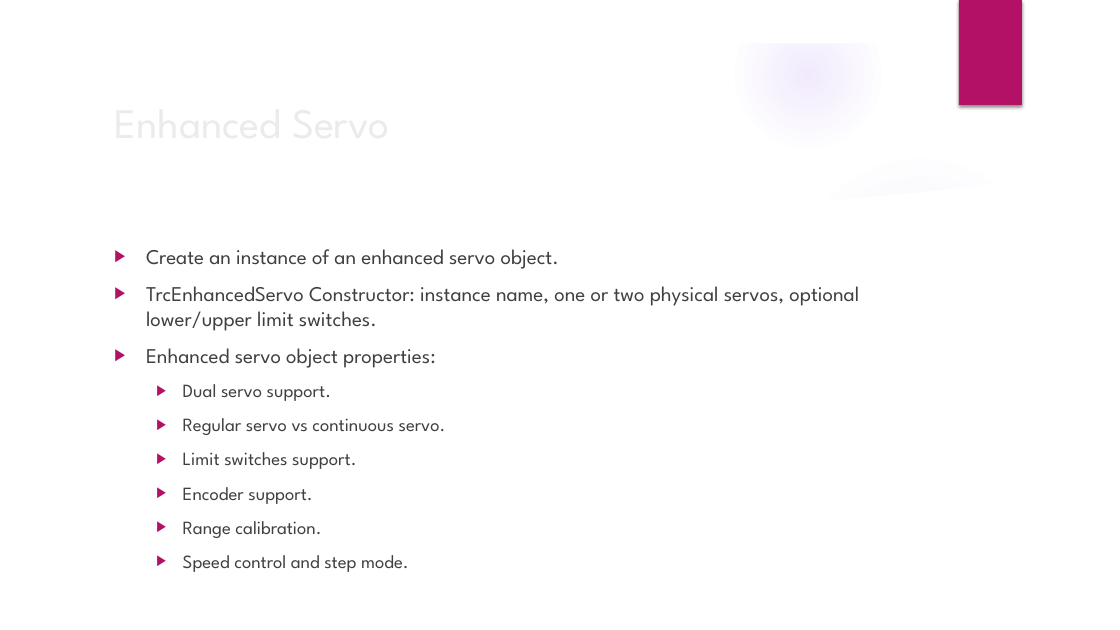
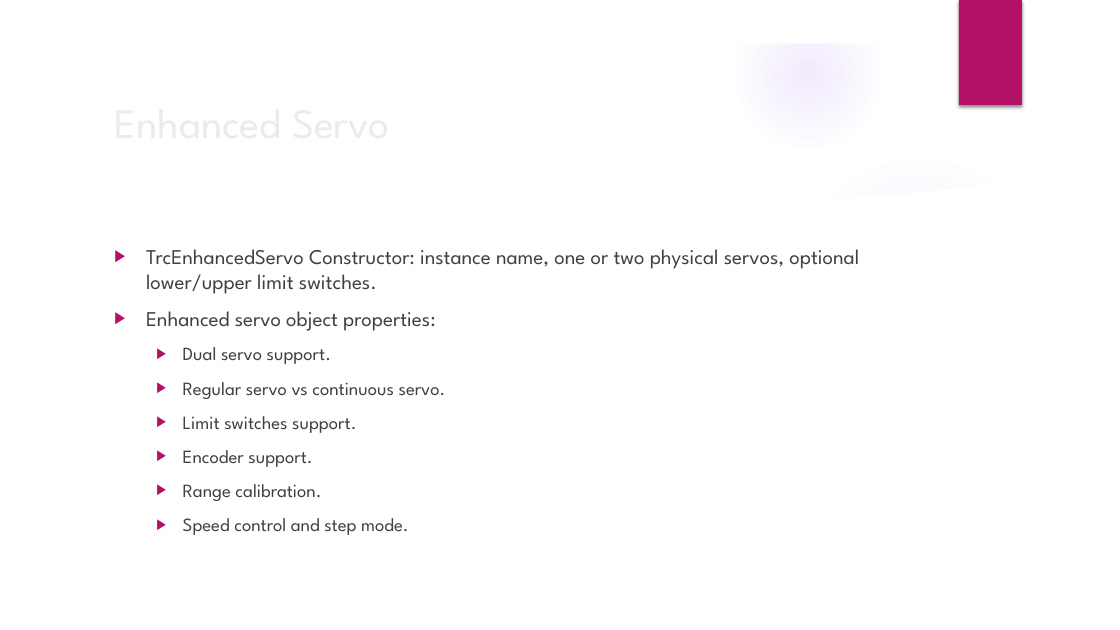
Before and after one commit to trc492/FrcProgrammingClass, a slide deck: slide 6 of Lesson4/AdvancedRoboticsLesson4.pptx. Drawn at 1120x630 pixels with LibreOffice and Linux fonts; fonts in the diff are those of the drawing; background and template pictures are left out. Boxes give left, top, right and bottom in pixels: in the first picture for what was removed or moved away, otherwise in the second. Text is boxed around its words. In the diff, an @@ line names an element or a change of style, - is before the commit and + after.

```diff
--- a/Lesson4/AdvancedRoboticsLesson4.pptx
+++ b/Lesson4/AdvancedRoboticsLesson4.pptx
@@ text at (146, 249, 559, 269): paragraph removed @@
-▶ Create an instance of an enhanced servo object.
```
Also in this commit, not shown: 2 other slides changed, 1 other file.
